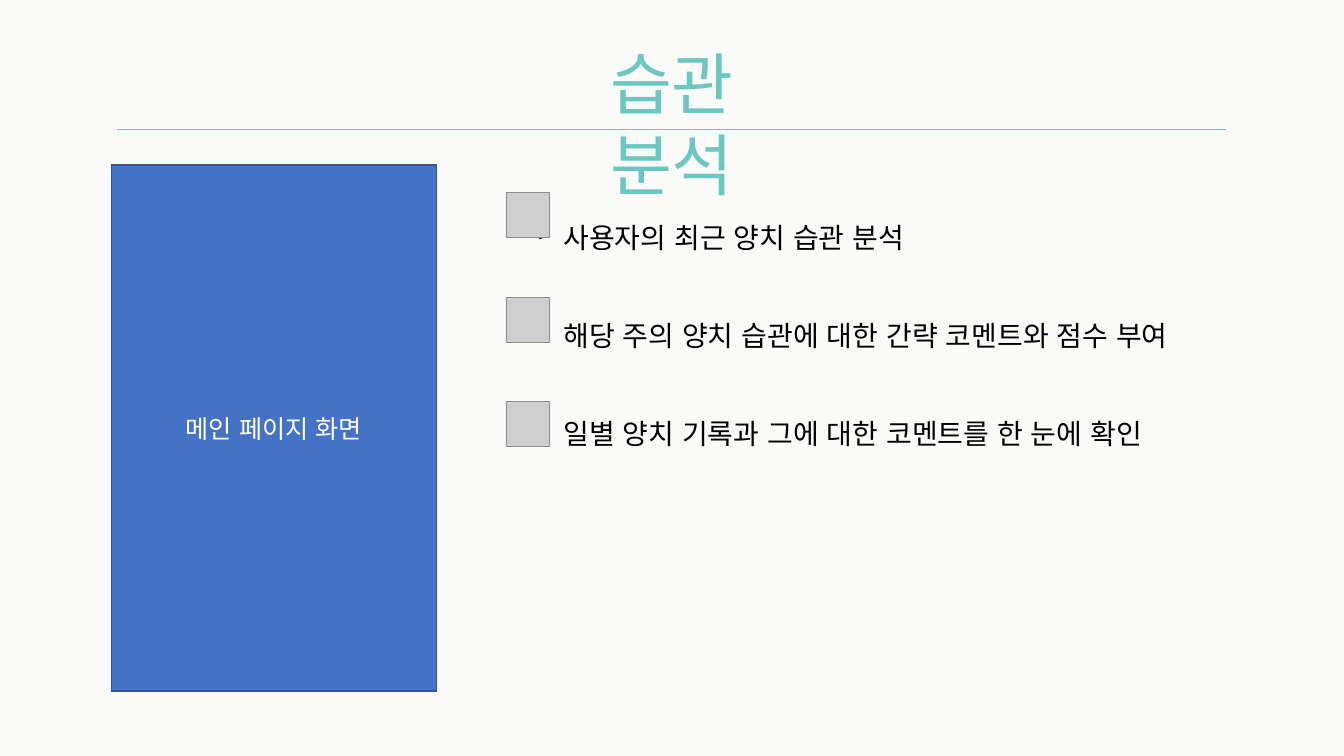
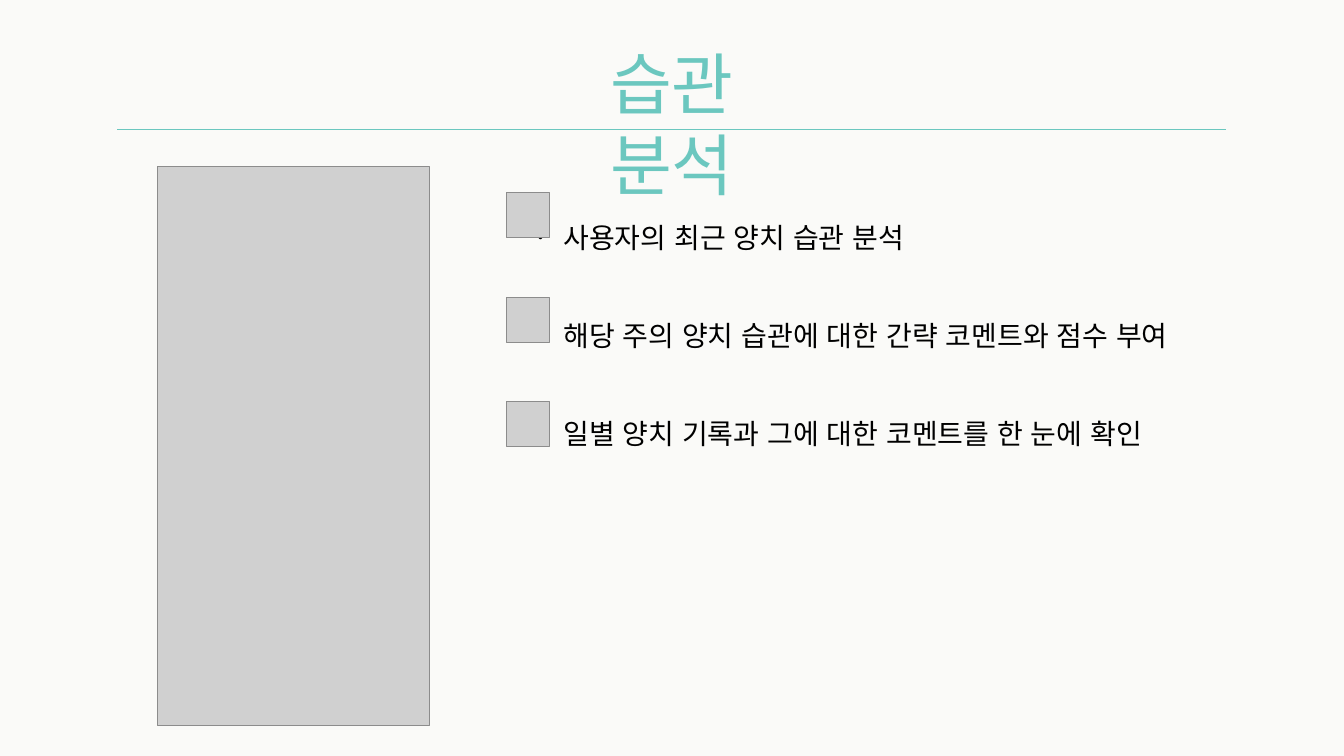
Before and after one commit to Team-Achi/Docs, a slide deck: slide 9 of PPT/캡스톤디자인_14주차_최종데모_5조.pptx (slide 8 before the commit). Drawn at 1344x756 pixels with LibreOffice and Linux fonts; fonts in the diff are those of the drawing; grey boxes stand for pictures. Boxes give left, top, right and bottom in pixels: in the first picture for what was removed or moved away, otherwise in the second. Text is boxed around its words. In the diff, an @@ line names an element or a change of style, - is before the commit and + after.

```diff
--- a/PPT/캡스톤디자인_14주차_최종데모_5조.pptx
+++ b/PPT/캡스톤디자인_14주차_최종데모_5조.pptx
@@ rectangle removed at [111,165,437,692] @@
-메인 페이지 화면
@@ picture added at [157,166,430,725] @@
```
Also in this commit, not shown: 2 other slides changed, 1 slide added.
